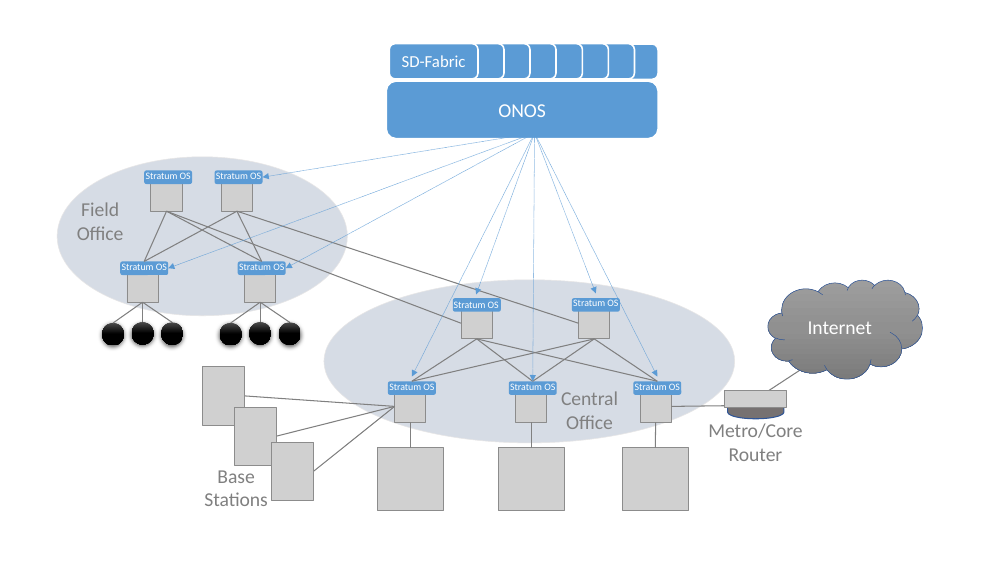
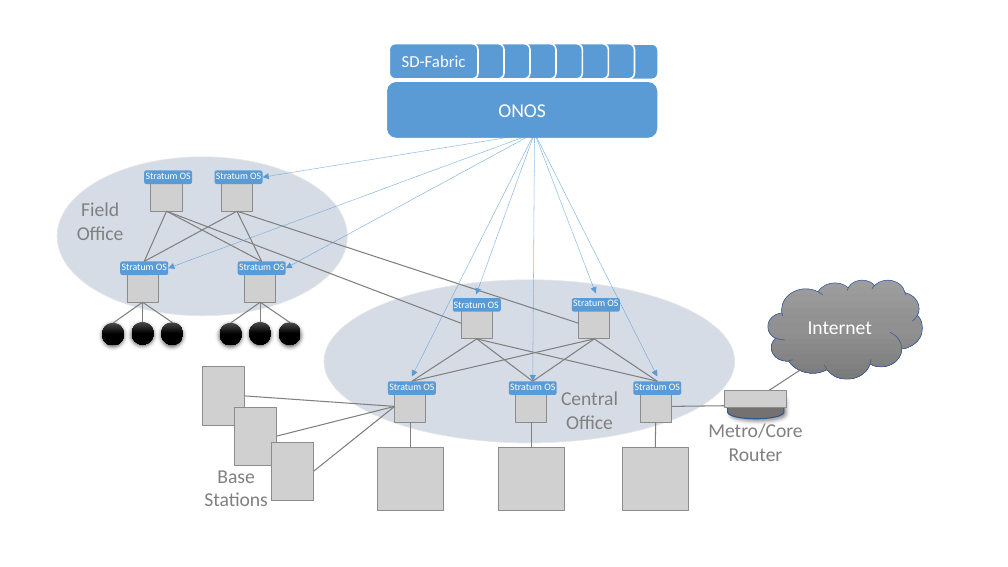
Before and after one commit to SystemsApproach/sdn, a slide deck: slide 9 of figures-alt.pptx. Drawn at 1008x567 pixels with LibreOffice and Linux fonts; fonts in the diff are those of the drawing; grey boxes stand for pictures. Boxes give left, top, right and bottom in pixels: in the first picture for what was removed or moved away, otherwise in the second. Text is boxed around its words. In the diff, an @@ line names an element or a change of style, - is before the commit and + after.

Commit message:
router

```diff
--- a/figures-alt.pptx
+++ b/figures-alt.pptx
@@ cylinder at [727,392,784,419]: shadow on @@
```
